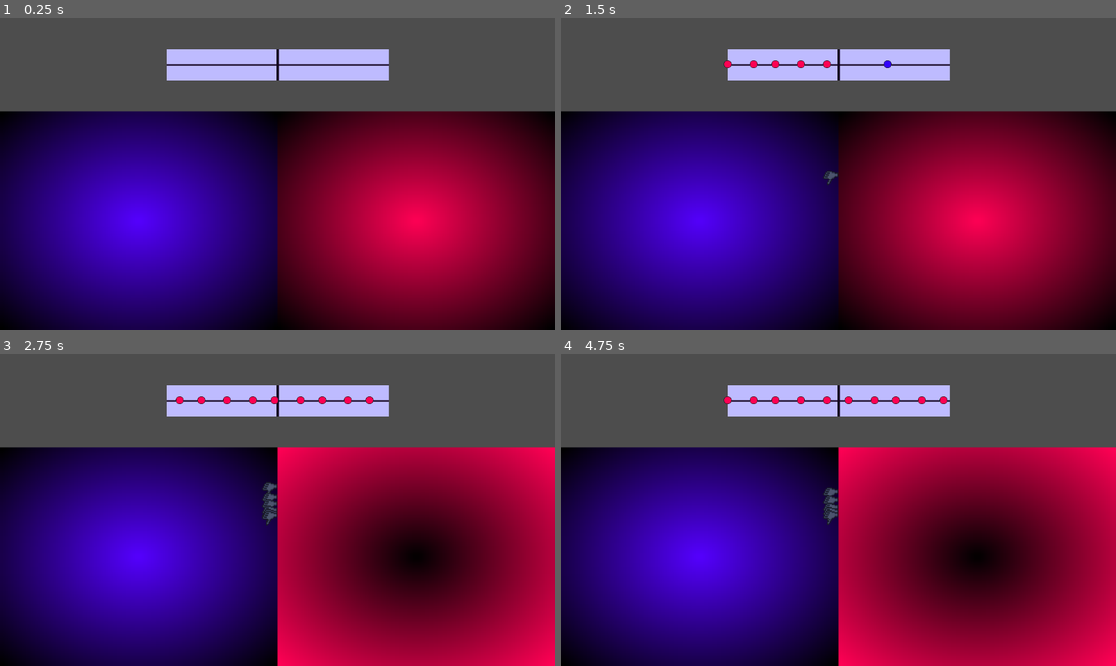
Above: before the commit, frames 1-4 (two rows, left to right).
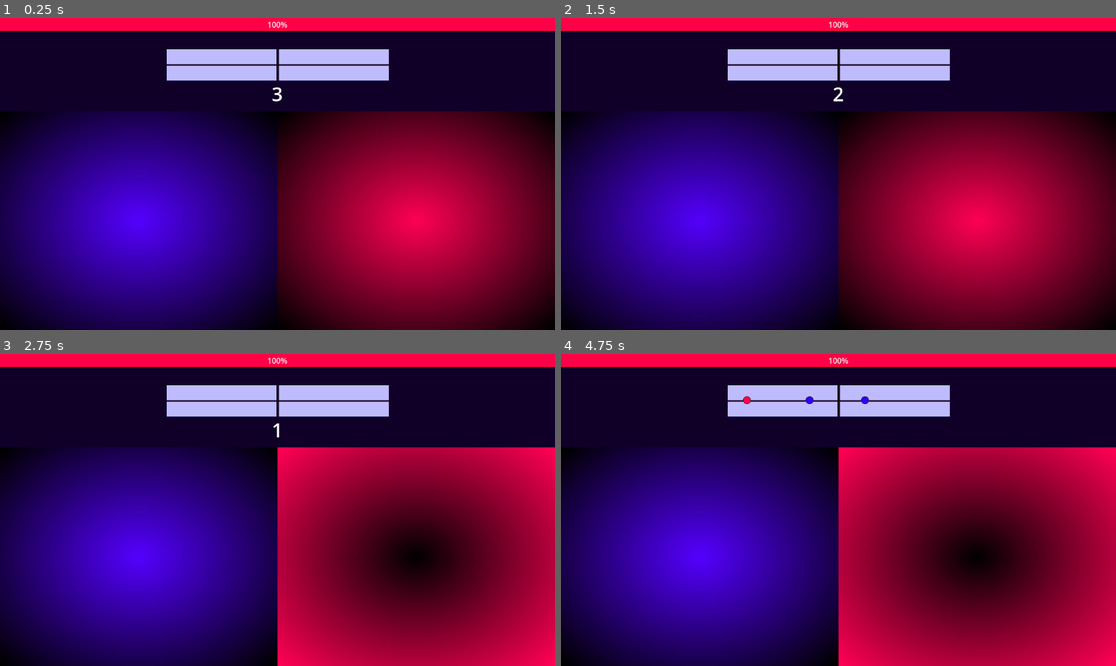
Above: after the commit, the same moments.

Repository: GustaCyber/Ritmo-silencioso
Game: Godot game, scene res://scenes/teste.tscn
Two runs of this game, one before a commit and one after it. Both use one fixed random seed, a clock stepped at 60 frames per second and the inputs below. Sound files missing from this copy of the repository are replaced by a short silence.
Inputs (mouse positions are in pixels of both pictures, inside the frame that each line leads up to):
- Up to frame 1 (0.25 s): no input
- Up to frame 2 (1.5 s): click (977, 220) at 0.5 s; click (699, 220) at 1.25 s
- Up to frame 3 (2.75 s): hold Right (ui_right) from 2.03 s (still down)
- Up to frame 4 (4.75 s): release Right (ui_right) at 2.78 s; hold Left (ui_left) 2.78-3.53 s; hold Right (ui_right) from 3.53 s (still down)

The runs differ from the first frame. In frame 1, 26% of the frame differs, in the area x 0-100%, y 0-31%; in frame 2, 26%; in frame 3, 27%; in frame 4, 27%, in the area x 0-100%, y 0-55%.
Error after the commit: Invalid access to property or key 'is_red' on a base object of type 'Nil'. (res://scripts/gameplay.gd:141)

Commit message:
Implementacao da gameplay parte 4

Diff:
--- /dev/null
+++ b/assets/default_saves/musica1.json
@@ -0,0 +1,6 @@
+{
+	"bpm": 140,
+	"duracao": 111,
+	"path": "res://assets/songs/korobeiniki.mp3",
+	"array": [1, 0, 0, 0, 1, 0, 0, 0, 1, 0, 0, 0, 1, 0, 1, 0, 1, 0, 0, 0, 1, 0, 0, 0],
+}
--- a/project.godot
+++ b/project.godot
@@ -13,6 +13,7 @@
 config/name="Ritmo-silencioso"
 run/main_scene="uid://dbirob4cs56jd"
 config/features=PackedStringArray("4.6", "Mobile")
+boot_splash/bg_color=Color(0.11879773, 0.00020294331, 0.26820138, 1)
 config/icon="res://icon.svg"
 
 [autoload]
@@ -21,7 +22,7 @@
 
 [display]
 
-window/size/borderless=true
+window/size/resizable=false
 
 [physics]
 
@@ -31,3 +32,4 @@
 
 rendering_device/driver.windows="d3d12"
 renderer/rendering_method="mobile"
+environment/defaults/default_clear_color=Color(0.06353271, 8.1232676e-05, 0.1565378, 1)
--- a/scenes/teste.tscn
+++ b/scenes/teste.tscn
@@ -7,6 +7,19 @@
 [ext_resource type="Script" uid="uid://dif6jd6jck4jy" path="res://scripts/left_button.gd" id="5_8cswh"]
 [ext_resource type="Script" uid="uid://852rlkgnkklt" path="res://scripts/Init.gd" id="6_6cgey"]
 [ext_resource type="AudioStream" uid="uid://glu5i3emjy4f" path="res://assets/songs/korobeiniki.mp3" id="6_mjdn2"]
+
+[sub_resource type="StyleBoxFlat" id="StyleBoxFlat_mjdn2"]
+bg_color = Color(0.091472216, 0.00010413088, 0.2613812, 1)
+
+[sub_resource type="StyleBoxFlat" id="StyleBoxFlat_375g6"]
+bg_color = Color(1, 0, 0.27450982, 1)
+
+[sub_resource type="Theme" id="Theme_8ytie"]
+ProgressBar/styles/background = SubResource("StyleBoxFlat_mjdn2")
+ProgressBar/styles/fill = SubResource("StyleBoxFlat_375g6")
+
+[sub_resource type="Theme" id="Theme_im8u8"]
+Label/font_sizes/font_size = 40
 
 [node name="Gameplay" type="Node2D" unique_id=451631582]
 script = ExtResource("1_6cgey")
@@ -70,6 +83,27 @@
 anchor_bottom = 1.0
 color = Color(0.08235294, 0.019607844, 0.1254902, 1)
 
+[node name="LifeBar" type="ProgressBar" parent="CanvasLayer/Control" unique_id=1969256668]
+layout_mode = 1
+anchors_preset = 10
+anchor_right = 1.0
+offset_bottom = 27.0
+grow_horizontal = 2
+theme = SubResource("Theme_8ytie")
+value = 100.0
+
+[node name="Label" type="Label" parent="CanvasLayer/Control" unique_id=1026330333]
+layout_mode = 1
+anchors_preset = -1
+anchor_left = 0.48
+anchor_top = 0.2
+anchor_right = 0.52
+anchor_bottom = 0.25
+theme = SubResource("Theme_im8u8")
+text = "3"
+horizontal_alignment = 1
+vertical_alignment = 1
+
 [node name="AudioPlayer" type="AudioStreamPlayer2D" parent="." unique_id=591978193]
 stream = ExtResource("6_mjdn2")
 volume_db = 10.0
@@ -77,6 +111,9 @@
 [node name="Node" type="Node" parent="." unique_id=1016419998]
 script = ExtResource("6_6cgey")
 
+[node name="Timer" type="Timer" parent="." unique_id=1911424102]
+one_shot = true
+
 [connection signal="button_down" from="CanvasLayer/Control/right_button" to="CanvasLayer/Control/right_button" method="_on_button_down"]
 [connection signal="button_up" from="CanvasLayer/Control/right_button" to="CanvasLayer/Control/right_button" method="_on_button_up"]
 [connection signal="button_down" from="CanvasLayer/Control/left_button" to="CanvasLayer/Control/left_button" method="_on_button_down"]
--- a/scripts/Global.gd
+++ b/scripts/Global.gd
@@ -8,17 +8,13 @@
 # Consts e vars gameplay
 const song_teste_array = [1, 0, 0, 0, 1, 0, 0, 0]
 const error_margin = 5
-const prec_margin_A = 15
-const prec_margin_B = 20
+const prec_margin_A = 5
+const prec_margin_B = 15
 const element_speed = 100
+const desconto = 10
 
 # Musica 1
-var musica1 = {
-	"bpm": 140,
-	"duracao": 111,
-	"path": "res://assets/songs/korobeiniki.mp3",
-	"array": [1, 0, 0, 0, 1, 0, 0, 0, 1, 0, 0, 0, 1, 0, 0, 0, 1, 0, 0, 0, 1, 0, 0, 0, 1, 0, 0, 0],
-}
+var musica1 = capturar_estado_salvo("res://assets/default_saves/musica1.json")
 var total_beats1 = (musica1.duracao/60.0)*musica1.bpm
 var time_per_bit1 = musica1.duracao/total_beats1
 var time_per_bit_margin1 = time_per_bit1/100.0 * error_margin
@@ -66,9 +62,9 @@
 	file.store_string(jstr)
 	file.close()
 
-func capturar_estado_salvo():
-	if (FileAccess.file_exists(FILE_PATH)):
-		var file = FileAccess.open(FILE_PATH, FileAccess.READ)
+func capturar_estado_salvo(path):
+	if (FileAccess.file_exists(path)):
+		var file = FileAccess.open(path, FileAccess.READ)
 		var content = file.get_as_text()
 		return JSON.parse_string(content)
 	else:
--- a/scripts/Init.gd
+++ b/scripts/Init.gd
@@ -2,7 +2,7 @@
 
 # Called when the node enters the scene tree for the first time.
 func _ready() -> void:
-	var data = GlobalGD.capturar_estado_salvo()
+	var data = GlobalGD.capturar_estado_salvo(GlobalGD.FILE_PATH)
 	if (data != null):
 		GlobalGD.level = data.level
 		GlobalGD.scores = data.scores
--- a/scripts/element.gd
+++ b/scripts/element.gd
@@ -8,6 +8,7 @@
 # Variaveis
 var is_red = false
 var speed = 100
+var time
 
 func _ready() -> void:
 	if (is_red):
--- a/scripts/gameplay.gd
+++ b/scripts/gameplay.gd
@@ -7,7 +7,9 @@
 @onready var control = get_node("CanvasLayer/Control")
 @onready var campo_tempo = get_node("CanvasLayer/Control/campo_tempo")
 @onready var linha = get_node("CanvasLayer/Control/campo_tempo/line")
-
+@onready var timer = get_node("Timer")
+@onready var label = get_node("CanvasLayer/Control/Label")
+@onready var lifebar = get_node("CanvasLayer/Control/LifeBar")
 # Constantes
 
 
@@ -21,44 +23,56 @@
 var screen_size
 var speed
 var will_time
+var init = false
+var time_per_bit
+var acertos = 0
+var meio_acertos = 0
+var erros = 0
+var vida = 100
+var tempo_atual
+var pos_atual
+var dif
 
 func _ready() -> void:
 	# Iniciar fase
 	screen_size = get_viewport().size
-	future_element_pos = screen_size.x * 0.5
+	future_element_pos = screen_size.x * 0.5 + 8
 	default_element_pos = screen_size.x * 0.3
 	end_element_pos = screen_size.x * 0.7
-	speed = (future_element_pos-default_element_pos)/GlobalGD.time_per_bit1
-	will_time = (future_element_pos-default_element_pos)/speed
-
-	print(default_element_pos)
-	print(end_element_pos)
 	if (GlobalGD.level == 0):
 		current_music = GlobalGD.musica1
-		var song = load(current_music.path)
-		audio_player.set_stream(song)
-		audio_player.play()
-
+		time_per_bit = GlobalGD.time_per_bit1
+		speed = 300
+		will_time = (future_element_pos-default_element_pos)/speed
+		dif = ceili(will_time/time_per_bit)
+		tempo_atual = -3 -will_time
 func get_keys():
 	if Input.is_action_just_pressed("ui_left"):
 		l_btn.animar(1)
-		var t0 = get_next_bit_time()
-		player_precision(t0, null)
+		get_buttons(0)
 	if (Input.is_action_just_released("ui_left")):
 		l_btn.animar(0)
 
 	if (Input.is_action_just_pressed("ui_right")):
 		r_btn.animar(1)
-		var t0 = get_next_bit_time()
-		player_precision(t0, null)
+		get_buttons(1)
 	if (Input.is_action_just_released("ui_right")):
 		r_btn.animar(0)
 
 
+func get_buttons(id):
+	var t0 = tempo_atual
+	player_precision(t0, id)
+
+func errar():
+	vida -= GlobalGD.desconto
+
+func perder():
+	pass
+
 func get_next_bit_time() -> float:
 	var current_song_time = audio_player.get_playback_position() + AudioServer.get_time_since_last_mix()
-	var current_pos:int = current_song_time/GlobalGD.time_per_bit1
-	var next_bit = GlobalGD.time_per_bit1 * (current_pos+1)
+	var next_bit = time_per_bit * (array_pos() + 1)
 	return next_bit - current_song_time
 
 func get_current_time() -> float:
@@ -66,56 +80,70 @@
 
 func get_next_bit() -> float:
 	var current_pos = array_pos()
-	var next_bit = GlobalGD.time_per_bit1 * (current_pos+1)
+	var next_bit = time_per_bit * (current_pos+1)
+	return next_bit
+
+func get_next_bit2() -> float:
+	var next_bit = time_per_bit * (array_pos() + dif)
 	return next_bit
 
 func array_pos() -> int:
 	var current_song_time = audio_player.get_playback_position() + AudioServer.get_time_since_last_mix()
-	var current_pos:int = current_song_time/GlobalGD.time_per_bit1
+	var current_pos= int(current_song_time/time_per_bit)
 	return current_pos
 
 func create_elements():
 	var new_element = preload("res://scenes/element.tscn")
-	var next_bit_time = get_next_bit_time()
-
-	if (next_bit_time < will_time + will_time/100 * GlobalGD.error_margin
-	&& next_bit_time > will_time - will_time/100 * GlobalGD.error_margin):
+	var next_bit_time = get_next_bit2() - tempo_atual
+	if (next_bit_time < will_time + will_time/100 * GlobalGD.error_margin &&
+	next_bit_time > will_time - will_time/100 * GlobalGD.error_margin && pos_atual >= 0):
 		if (!is_generated):
 			is_generated = true
 			elements.push_back(new_element.instantiate())
-			if (GlobalGD.musica1.array[array_pos()]):
+			if (current_music.array[pos_atual]):
 				elements[-1].is_red = true
 			elements[-1].position.x = 0
 			elements[-1].speed = speed
+			elements[-1].time = get_next_bit2()
 			linha.add_child(elements[-1])
 	else:
 		is_generated = false
 
+func vibrate():
+	var next_bit_time = get_next_bit2() - tempo_atual
+	if (abs(next_bit_time) < GlobalGD.error_margin):
+		if (current_music.array[pos_atual] == 0):
+			Input.vibrate_handheld(100, 0.5)
+		else:
+			Input.vibrate_handheld(100, 1)
+
 func end_elements():
 	for i in elements:
 		if (i.global_position.x >= end_element_pos):
-			player_precision(-1, i)
+			player_precision(0, -1)
+			elements.erase(i)
 
-func calc_prec(t) -> int:
-	print(t)
-	if (t > GlobalGD.prec_margin_B/100.0 || t < -GlobalGD.prec_margin_B/100.0):
-		return -1
-	elif (t < GlobalGD.prec_margin_B/100.0 || t > -GlobalGD.prec_margin_B/100.0):
-		return 1
-	elif (t < GlobalGD.prec_margin_A/100.0 || t > -GlobalGD.prec_margin_A/100.0):
-		return 0
+func calc_prec(t0, el) -> int:
+	if (el != null):
+		var t1 = el.time
+		if (abs(t1-t0) < GlobalGD.prec_margin_A/100.0):
+			return 0
+		elif (abs(t1-t0) < GlobalGD.prec_margin_B/100.0):
+			return 1
 	return -1
 
-func player_precision(t0, el):
+func player_precision(t0, btn):
 	var prec
-	if (t0 > -1):
-		prec = calc_prec(t0)
+	var el
+	if (!elements.is_empty()):
+		el = elements.pop_front()
+	if (btn > -1):
+		if ( (el.is_red && btn == 1) || (el.is_red == false && btn == 0) ):
+			prec = calc_prec(t0, el)
+		else:
+			prec = -1
 	else:
 		prec = -1
-	if (el == null):
-		el = elements.pop_front()
-	else:
-		elements.erase(el)
 	if (el != null):
 		el.eliminate()
 	var prec_out = preload("res://scenes/Precision_out.tscn")
@@ -124,9 +152,32 @@
 	prec_out_ins.position.x = screen_size.x * 0.5 - 16
 	prec_out_ins.position.y = screen_size.y * 0.5 + 16
 	control.add_child(prec_out_ins)
+	reg_prec(prec)
 
-# Called every frame. 'delta' is the elapsed time since the previous frame.
+func reg_prec(prec):
+	if (prec == 0):
+		acertos+=1
+	elif (prec == 1):
+		meio_acertos+=1
+	elif (prec == -1):
+		erros+=1
+		errar()
+
 func _process(delta: float) -> void:
-	get_keys()
+	label.text = str(int(-tempo_atual))
+	lifebar.value = vida
+	tempo_atual += delta
+	pos_atual = int(tempo_atual/time_per_bit) + dif
+	if (!init && tempo_atual >= 0):
+		tempo_atual = 0
+		label.visible = false
+		var song = load(current_music.path)
+		audio_player.set_stream(song)
+		audio_player.play()
+		init = true
+	if (init):
+		tempo_atual = get_current_time()
 	create_elements()
 	end_elements()
+	get_keys()
+	vibrate()
--- a/scripts/left_button.gd
+++ b/scripts/left_button.gd
@@ -1,4 +1,6 @@
 extends TextureButton
+
+@onready var gameplay = self.get_node("../../../../Gameplay")
 
 @export var trans_duration: float = 0.2
 var gradiente: Gradient
@@ -26,6 +28,8 @@
 
 func _on_button_down() -> void:
 	GlobalGD.animar_gradiente(GlobalGD.BLACK, GlobalGD.BLUE, gradiente, trans_duration)
+	if (gameplay.init):
+		gameplay.get_buttons(0)
 
 func _on_button_up() -> void:
 	GlobalGD.animar_gradiente(GlobalGD.BLUE, GlobalGD.BLACK, gradiente, trans_duration)
--- a/scripts/right_button.gd
+++ b/scripts/right_button.gd
@@ -1,4 +1,6 @@
 extends TextureButton
+
+@onready var gameplay = self.get_node("../../../../Gameplay")
 
 @export var trans_duration: float = 0.2
 var gradiente: Gradient
@@ -24,6 +26,8 @@
 
 func _on_button_down() -> void:
 	GlobalGD.animar_gradiente(GlobalGD.BLACK, GlobalGD.RED, gradiente, trans_duration)
+	if (gameplay.init):
+		gameplay.get_buttons(1)
 
 
 func _on_button_up() -> void:
Not shown, added: assets/songs/aproaching.mp3.import
Not shown, added: assets/songs/flowing.mp3.import
Not shown, added: export_presets.cfg
Not shown, added: assets/songs/aproaching.mp3
Not shown, added: assets/songs/flowing.mp3
